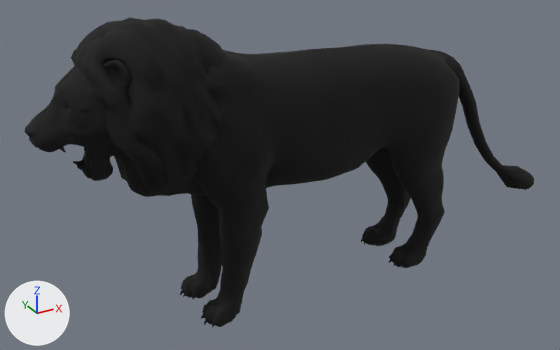
A saved change to the OBJ model v1dx11rr/Assets/Leon/leon.obj.
The view is the same before and after, from a camera (50 mm lens) standing at (-2.38, -3.89, 2.72) and looking at (-0.19, 0.09, 0.73). The lights are fixed; the arrows at lower left show +X, +Y and +Z. Where no turn or scale is listed for an object, it has been applied to the vertices. Vertices at the same position are counted once.

The first picture shows 'leon'.
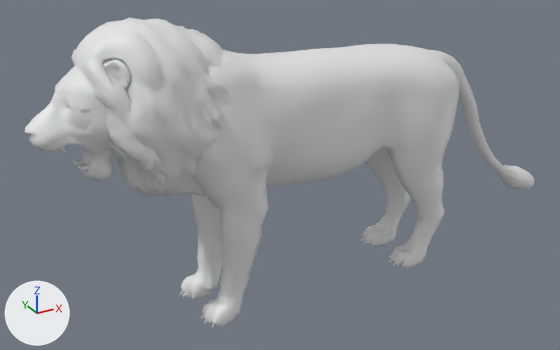
The newer file is also rescaled (x1.755) as a whole; pictures and numbers use the older file's frame.

The edits, one by one:
me_leon has 7725 vertices, 15131 faces and spans x -1.73..1.98, y -0.36..0.36, z -0.03..1.83.
me_leon is used by ob_leon; location (0.0, 0.0, 0.0).
me_leon part 1: all 8338 faces that had it switch from mat_sk_lion_lod0sg2 (black #000000) to no material.
me_leon part 2: all 6793 faces that had it switch from mat_sk_lion_lod0sg3 (black #000000) to no material.

Where the change shows, as pixel boxes (x1, y1, x2, y2) in the pictures (560 x 350 px):
part 1 of me_leon, recoloured (black to grey)
    both: (24, 58, 431, 328)
part 2 of me_leon, recoloured (black to grey)
    both: (28, 17, 534, 299)
